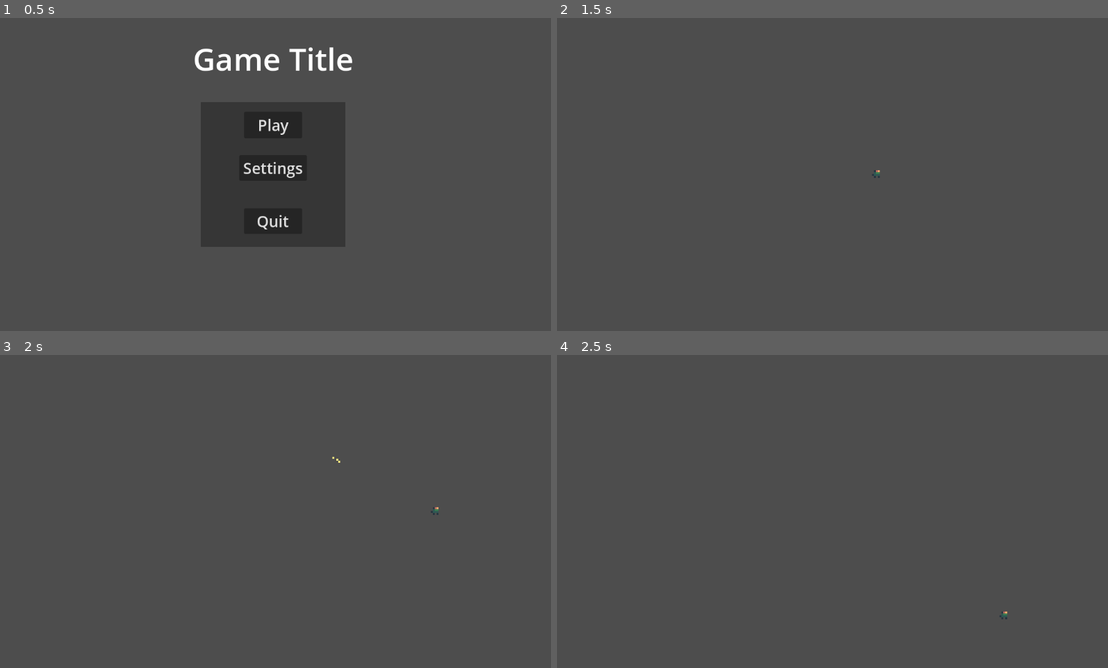
Above: before the commit, frames 1-4 (two rows, left to right).
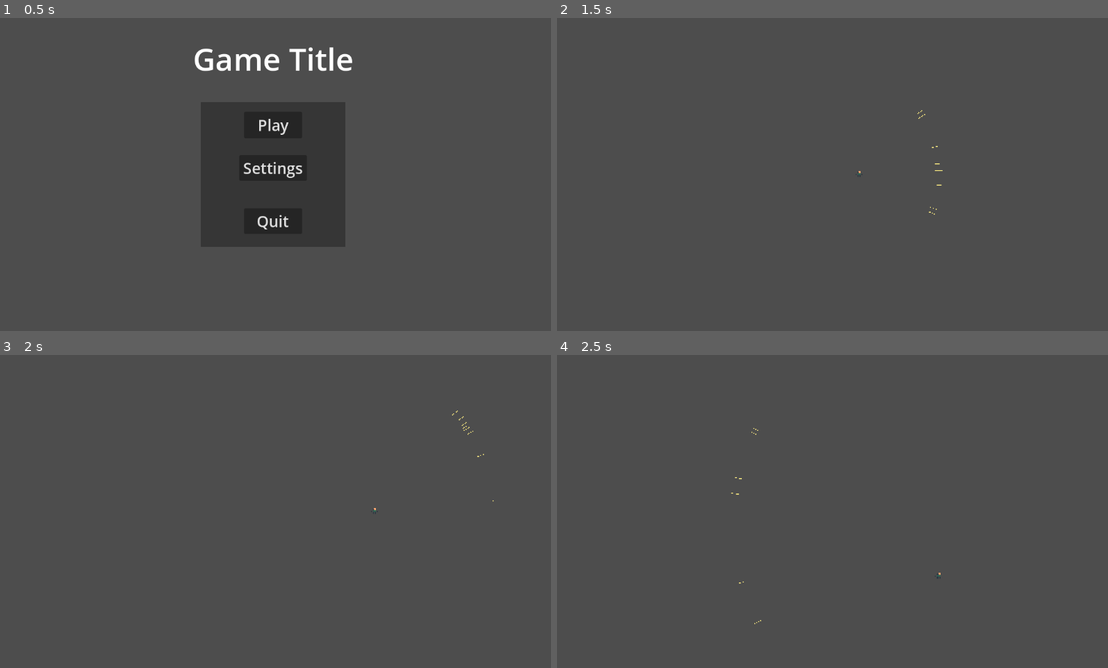
Above: after the commit, the same moments.

Repository: Lucas-Code27/eternal-vengeance
Game: Godot game, scene res://Src/UI/main_menu.tscn
Same seed, same stepped clock (60 frames per second), same inputs: the game is played once before the commit and once after it.
Inputs (mouse positions are in pixels of both pictures, inside the frame that each line leads up to):
- Up to frame 1 (0.5 s): no input
- Up to frame 2 (1.5 s): click "Play" at 0.5 s; tap Enter at 1.25 s; move the mouse to (953, 158) at 1.27 s; press the mouse at (953, 158) at 1.28 s; hold D (right) from 1.28 s (still down)
- Up to frame 3 (2 s): keep holding D (right)
- Up to frame 4 (2.5 s): move the mouse to (716, 527) at 2.02 s; release D (right) at 2.03 s; release the mouse at (716, 527) at 2.03 s; hold S (down) from 2.03 s (still down); click (716, 527) at 2.1 s

Frame 1 is identical in both runs. In frame 2, less than 0.1% of the frame differs, in the area x 54-70%, y 29-63%; in frame 3, less than 0.1%, in the area x 60-90%, y 17-52%; in frame 4, less than 0.1%.

Commit message:
spread and multi shot pluys more custom resource

Diff:
--- a/Src/Components/shooting_component_2d.gd
+++ b/Src/Components/shooting_component_2d.gd
@@ -14,16 +14,18 @@
 
 func shoot() -> void:
 	# Instantiate the Projectile
-	var bullet_inst:Bullet2D = projectile.instantiate()
+	for bullet in stats.bullet_amnt:
+		var bullet_inst:Bullet2D = projectile.instantiate()
+		var spread_amnt:float = randf_range(-stats.spread,stats.spread)
 
-	# Position and Direction to move
-	bullet_inst.global_position = global_position
-	bullet_inst.global_rotation = global_rotation
-	bullet_inst.direction = Vector2.RIGHT.rotated(global_rotation)
+		# Position and Direction to move
+		bullet_inst.global_position = global_position
+		bullet_inst.global_rotation = global_rotation + spread_amnt
+		bullet_inst.direction = Vector2.RIGHT.rotated(global_rotation + spread_amnt)
 
-	# Set Stats
-	bullet_inst.speed = stats.speed
-	bullet_inst.damage = stats.damage
+		# Set Stats
+		bullet_inst.speed = stats.speed
+		bullet_inst.damage = stats.damage
 
-	# Release it to the world
-	scene.add_child(bullet_inst)
+		# Release it to the world
+		scene.add_child(bullet_inst)
--- a/Src/Player/Player.tscn
+++ b/Src/Player/Player.tscn
@@ -1,22 +1,61 @@
-[gd_scene load_steps=7 format=3 uid="uid://bt1vayt1xblxj"]
+[gd_scene load_steps=10 format=3 uid="uid://bt1vayt1xblxj"]
 
 [ext_resource type="Script" uid="uid://d3tup8ql8v4kt" path="res://Src/Player/player.gd" id="1_ujskw"]
 [ext_resource type="Script" uid="uid://b85wfj2cbgrmj" path="res://Src/Components/shooting_component_2d.gd" id="2_f70li"]
 [ext_resource type="Texture2D" uid="uid://bi88hipb0smao" path="res://Assets/Art/playersheet.png" id="2_kpvkq"]
 [ext_resource type="PackedScene" uid="uid://dxo713ynsgnk2" path="res://Src/Player/Bullet.tscn" id="3_vr7rf"]
-[ext_resource type="Resource" uid="uid://drpuosay45jlr" path="res://Src/guns/pistol.tres" id="5_rtus5"]
+[ext_resource type="Resource" uid="uid://gqdcvn2r7va" path="res://Src/guns/shotgun.tres" id="5_rtus5"]
 
 [sub_resource type="RectangleShape2D" id="RectangleShape2D_8yvb5"]
 size = Vector2(5, 6)
+
+[sub_resource type="Animation" id="Animation_rtus5"]
+resource_name = "idle"
+length = 0.3
+loop_mode = 1
+tracks/0/type = "value"
+tracks/0/imported = false
+tracks/0/enabled = true
+tracks/0/path = NodePath("Sprite2D:frame")
+tracks/0/interp = 1
+tracks/0/loop_wrap = true
+tracks/0/keys = {
+"times": PackedFloat32Array(0, 0.1, 0.2),
+"transitions": PackedFloat32Array(1, 1, 1),
+"update": 1,
+"values": [15, 16, 17]
+}
+
+[sub_resource type="Animation" id="Animation_35oun"]
+length = 0.001
+tracks/0/type = "value"
+tracks/0/imported = false
+tracks/0/enabled = true
+tracks/0/path = NodePath("Sprite2D:frame")
+tracks/0/interp = 1
+tracks/0/loop_wrap = true
+tracks/0/keys = {
+"times": PackedFloat32Array(0),
+"transitions": PackedFloat32Array(1),
+"update": 1,
+"values": [15]
+}
+
+[sub_resource type="AnimationLibrary" id="AnimationLibrary_ny17j"]
+_data = {
+&"RESET": SubResource("Animation_35oun"),
+&"idle": SubResource("Animation_rtus5")
+}
 
 [node name="Player" type="CharacterBody2D"]
 script = ExtResource("1_ujskw")
 
 [node name="Sprite2D" type="Sprite2D" parent="."]
-position = Vector2(1, -1)
+position = Vector2(0, -1)
 texture = ExtResource("2_kpvkq")
 hframes = 6
 vframes = 4
+frame = 15
 
 [node name="CollisionShape2D" type="CollisionShape2D" parent="."]
 position = Vector2(0.5, 0)
@@ -33,5 +72,10 @@
 stats = ExtResource("5_rtus5")
 parent = NodePath("../..")
 
+[node name="AnimationPlayer" type="AnimationPlayer" parent="."]
+libraries = {
+&"": SubResource("AnimationLibrary_ny17j")
+}
+
 [connection signal="timeout" from="cooldown" to="." method="_on_cooldown_timeout"]
 [connection signal="statschanged" from="Pivot/Shootingcomp" to="." method="_on_shootingcomp_statschanged"]
--- a/Src/Scenes/GameScene.tscn
+++ b/Src/Scenes/GameScene.tscn
@@ -5,6 +5,5 @@
 [node name="GameScene" type="Node2D"]
 
 [node name="Camera2D" type="Camera2D" parent="."]
-zoom = Vector2(0.8, 0.8)
 
 [node name="Player" parent="." instance=ExtResource("1_ybpm7")]
--- a/Src/Scenes/testing_scene.tscn
+++ b/Src/Scenes/testing_scene.tscn
@@ -17,13 +17,13 @@
 grow_horizontal = 2
 grow_vertical = 2
 stretch = true
-stretch_shrink = 4
+stretch_shrink = 2
 
 [node name="SubViewport" type="SubViewport" parent="Game/SubViewportContainer"]
 disable_3d = true
 handle_input_locally = false
 canvas_item_default_texture_filter = 0
-size = Vector2i(288, 162)
+size = Vector2i(576, 324)
 render_target_update_mode = 4
 
 [node name="GameScene" parent="Game/SubViewportContainer/SubViewport" instance=ExtResource("1_prj28")]
--- a/Src/guns/ar.tres
+++ b/Src/guns/ar.tres
@@ -4,7 +4,9 @@
 
 [resource]
 script = ExtResource("1_mp0ha")
-cooldowntime = 0.1
+cooldowntime = 0.05
 speed = 30
-damage = 1
+damage = 3
+spread = 0.1
+bullet_amnt = 1
 metadata/_custom_type_script = "uid://d0ekklj0al525"
--- /dev/null
+++ b/Src/guns/beam.tres
@@ -0,0 +1,12 @@
+[gd_resource type="Resource" script_class="GunStats" load_steps=2 format=3 uid="uid://hmnc7185qeu3"]
+
+[ext_resource type="Script" uid="uid://d0ekklj0al525" path="res://Src/guns/gun_stats.gd" id="1_o8sji"]
+
+[resource]
+script = ExtResource("1_o8sji")
+cooldowntime = 0.01
+speed = 5
+damage = 1
+spread = 0.0
+bullet_amnt = 1
+metadata/_custom_type_script = "uid://d0ekklj0al525"
--- a/Src/guns/gun_stats.gd
+++ b/Src/guns/gun_stats.gd
@@ -3,3 +3,5 @@
 @export var cooldowntime:float
 @export var speed:int
 @export var damage:int
+@export var spread:float
+@export var bullet_amnt:int = 1
--- a/Src/guns/pistol.tres
+++ b/Src/guns/pistol.tres
@@ -5,6 +5,8 @@
 [resource]
 script = ExtResource("1_0m5ai")
 cooldowntime = 0.3
-speed = 20
-damage = 1
+speed = 15
+damage = 5
+spread = 0.1
+bullet_amnt = 1
 metadata/_custom_type_script = "uid://d0ekklj0al525"
--- a/Src/guns/rifle.tres
+++ b/Src/guns/rifle.tres
@@ -5,6 +5,8 @@
 [resource]
 script = ExtResource("1_8r7v4")
 cooldowntime = 0.5
-speed = 60
-damage = 3
+speed = 30
+damage = 10
+spread = 0.0
+bullet_amnt = 1
 metadata/_custom_type_script = "uid://d0ekklj0al525"
--- a/Src/guns/shotgun.tres
+++ b/Src/guns/shotgun.tres
@@ -5,6 +5,8 @@
 [resource]
 script = ExtResource("1_xwtdh")
 cooldowntime = 0.4
-speed = 20
-damage = 1
+speed = 10
+damage = 2
+spread = 0.5
+bullet_amnt = 8
 metadata/_custom_type_script = "uid://d0ekklj0al525"
Not shown, added: Src/Globals/audio_manager.gd.uid
Not shown: 1 places in Src/UI/Settings_Menu.tscn that only renumber resources
Not shown: 1 places in Src/UI/Volume_Slider.tscn that only renumber resources
Not shown, added: Src/UI/main_menu.gd.uid
Not shown: 1 places in Src/UI/main_menu.tscn that only renumber resources
Not shown, added: Src/UI/settings_menu.gd.uid
Not shown, added: Src/UI/volume_slider.gd.uid
